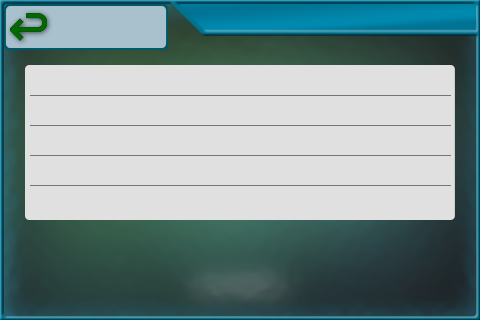
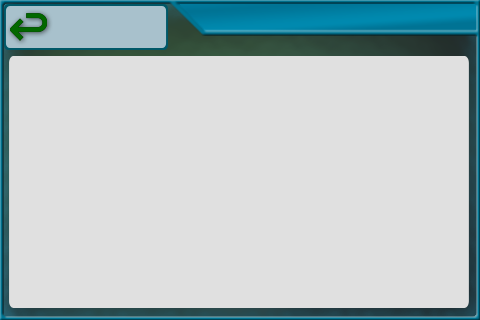
Layers edited between the first and the second 480 × 320 image:
hid "Layer 14" over box(30, 95, 451, 186)
painted on "Shape 2" over box(9, 56, 469, 308)
